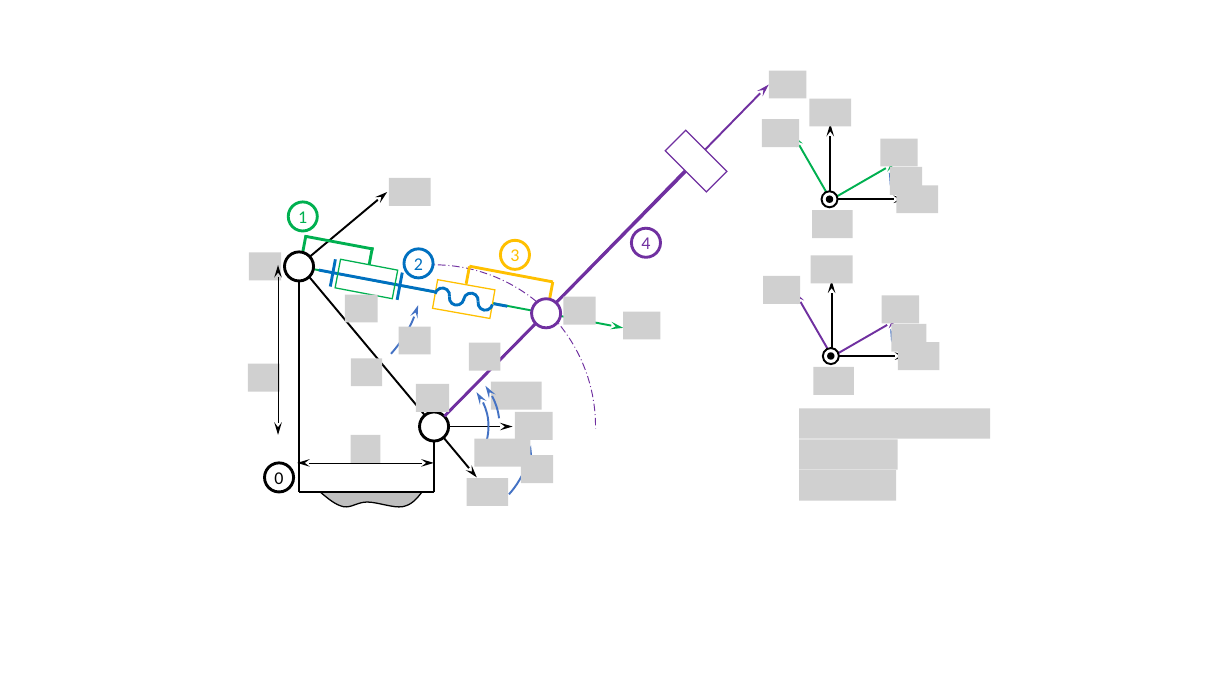
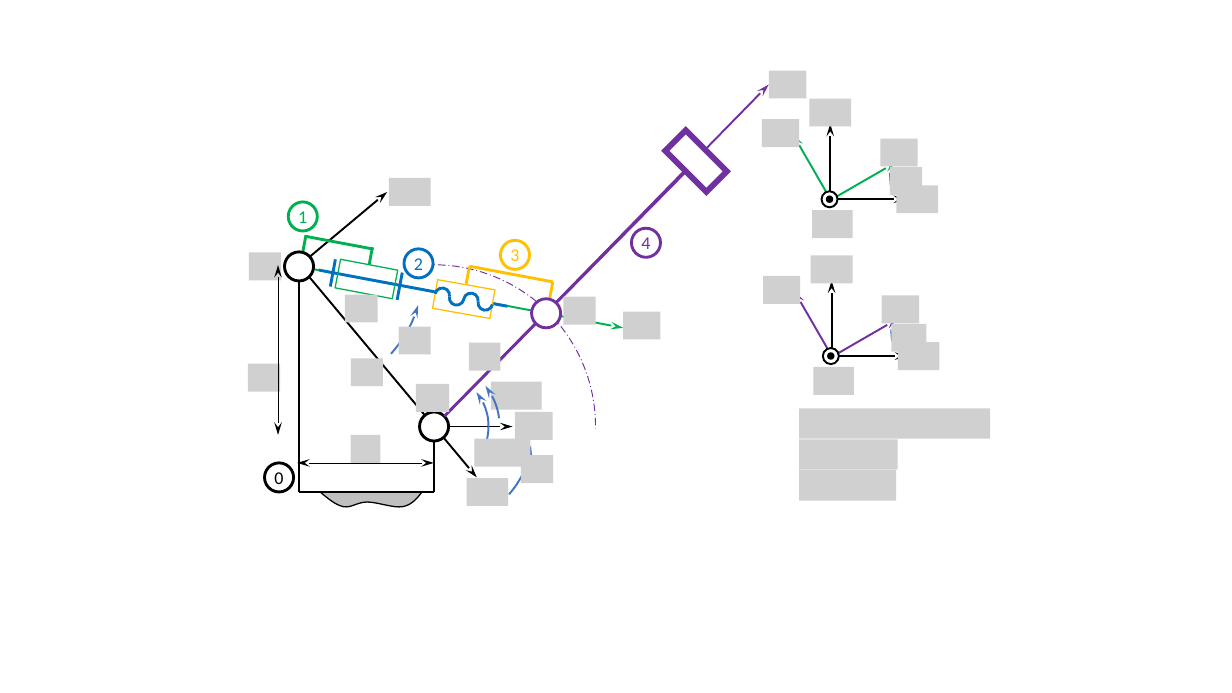
Before and after one commit to xpessoles/ExercicesCompetences, a slide deck: slide 20 of MecanismesDeBase/Figures.pptx (slide 22 before the commit). Drawn at 1232x693 pixels with LibreOffice and Linux fonts; fonts in the diff are those of the drawing; grey boxes stand for pictures. Boxes give left, top, right and bottom in pixels: in the first picture for what was removed or moved away, otherwise in the second. Text is boxed around its words. In the diff, an @@ line names an element or a change of style, - is before the commit and + after.

```diff
--- a/MecanismesDeBase/Figures.pptx
+++ b/MecanismesDeBase/Figures.pptx
@@ rectangle at (666,131,727,192): outline #7030A0 1 pt to #7030A0 4.5 pt @@
```
Also in this commit, not shown: 14 other slides changed, 1 slide added, 37 other files.
